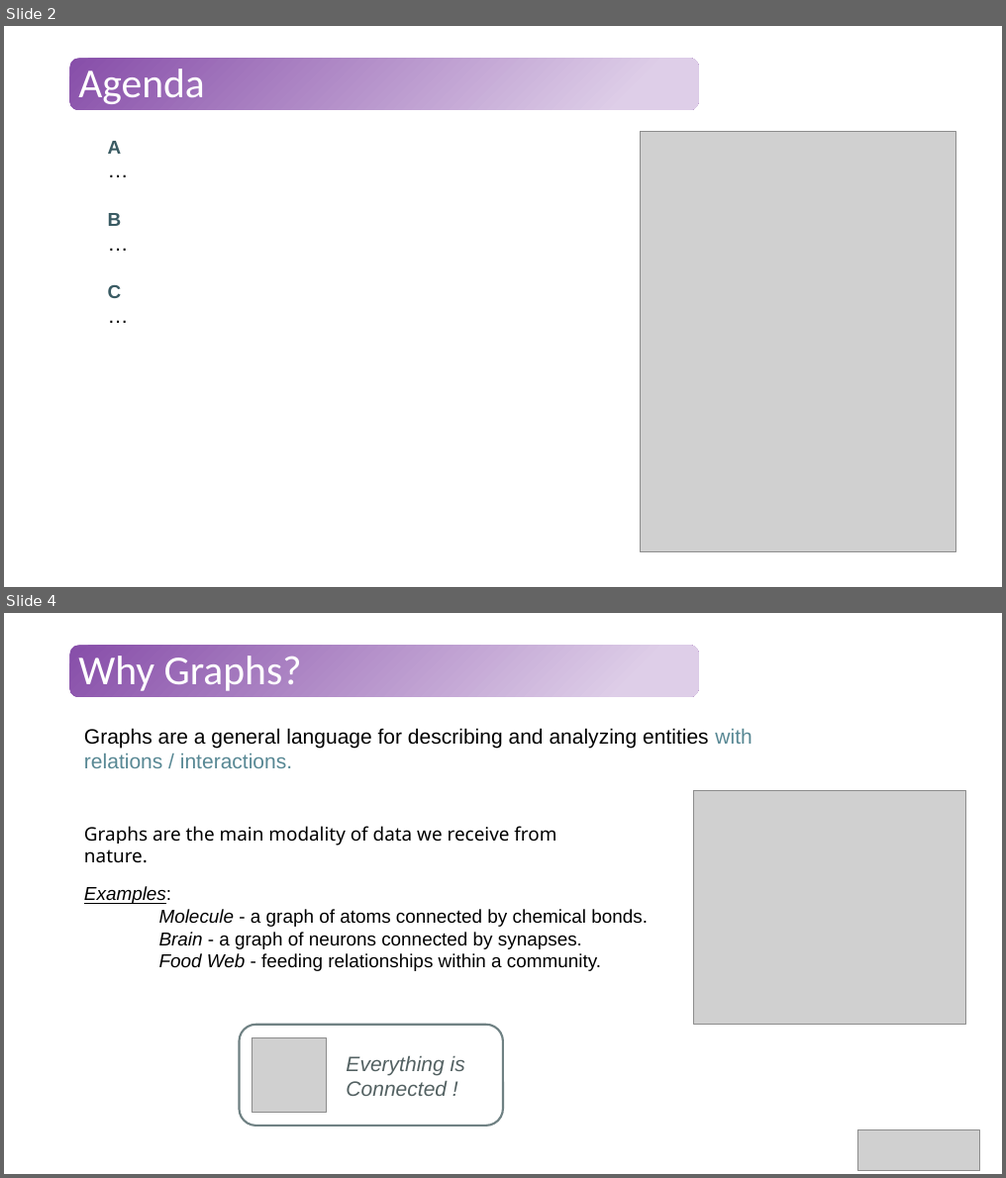
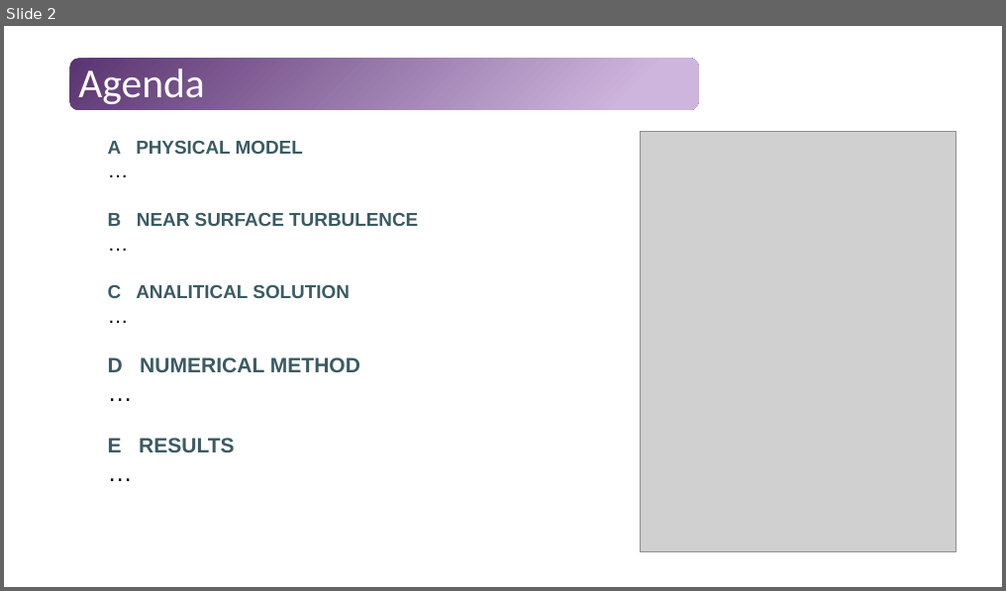
Before and after one commit to Tavi681/PoliPhysics, a slide deck: Tema 1/paper/Tema1.pptx. Shown one above the other, each under a label of ours: slides 2 and 4 before the commit, slide 2 after it; the slides between them are not shown. The pictures are 1006x1178 and 1006x591 pixels, drawn with LibreOffice and Linux fonts; fonts in the diff are those of the drawing; grey boxes stand for pictures. Boxes give left, top, right and bottom in pixels: in the first picture for what was removed or moved away, otherwise in the second. Text is boxed around its words. In the diff, an @@ line names an element or a change of style, - is before the commit and + after.

```diff
--- a/Tema 1/paper/Tema1.pptx
+++ b/Tema 1/paper/Tema1.pptx
@@ slide 4 removed at (x1=4, y1=613, x2=1002, y2=1174), background #FFFFFF; not listed: 1 template element that a slide beside it also shows @@
@@ title removed at (x1=78, y1=656, x2=302, y2=691) @@
-Why Graphs?
@@ text removed at (x1=84, y1=728, x2=751, y2=768) @@
-Graphs are a general language for describing and analyzing entities with relations / interactions.
@@ picture removed at (x1=694, y1=790, x2=966, y2=1025) @@
@@ text removed at (x1=84, y1=826, x2=556, y2=846) @@
-Graphs are the main modality of data we receive from nature.
@@ text removed at (x1=84, y1=886, x2=648, y2=971) @@
-Examples:
-Molecule - a graph of atoms connected by chemical bonds.
-Brain - a graph of neurons connected by synapses.
-Food Web - feeding relationships within a community.
@@ rounded rectangle removed at (x1=239, y1=1025, x2=503, y2=1126) @@
@@ picture removed at (x1=252, y1=1039, x2=327, y2=1113) @@
@@ text removed at (x1=346, y1=1056, x2=465, y2=1096) @@
-Everything is Connected !
@@ picture removed at (x1=858, y1=1131, x2=980, y2=1171) @@
@@ slide 2 changed as well @@
@@ rounded rectangle at (x1=70, y1=59, x2=699, y2=110): fill gradient #874EA9 to #DECEE8 to gradient #5A3471 to #CEB5DD @@
@@ text at (x1=108, y1=141, x2=303, y2=154): text changed @@
-A
+A PHYSICAL MODEL
@@ text at (x1=108, y1=213, x2=418, y2=226): text changed @@
-B
+B NEAR SURFACE TURBULENCE
@@ text at (x1=108, y1=285, x2=350, y2=298): text changed @@
-C
+C ANALITICAL SOLUTION
@@ text at (x1=108, y1=358, x2=360, y2=453): paragraphs added @@
+D NUMERICAL METHOD
+…
+E RESULTS
+…
```
Also in this commit, not shown: 1 other slide changed, 2 slides added, 1 other slide removed, 1 other file.
